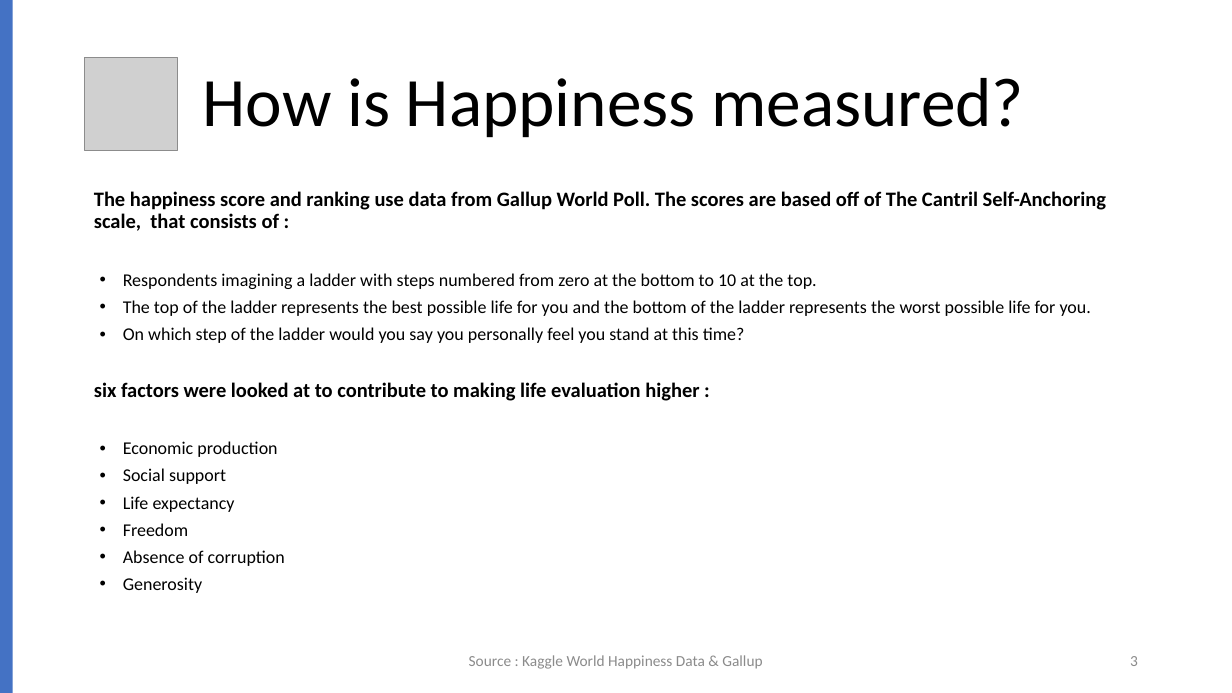
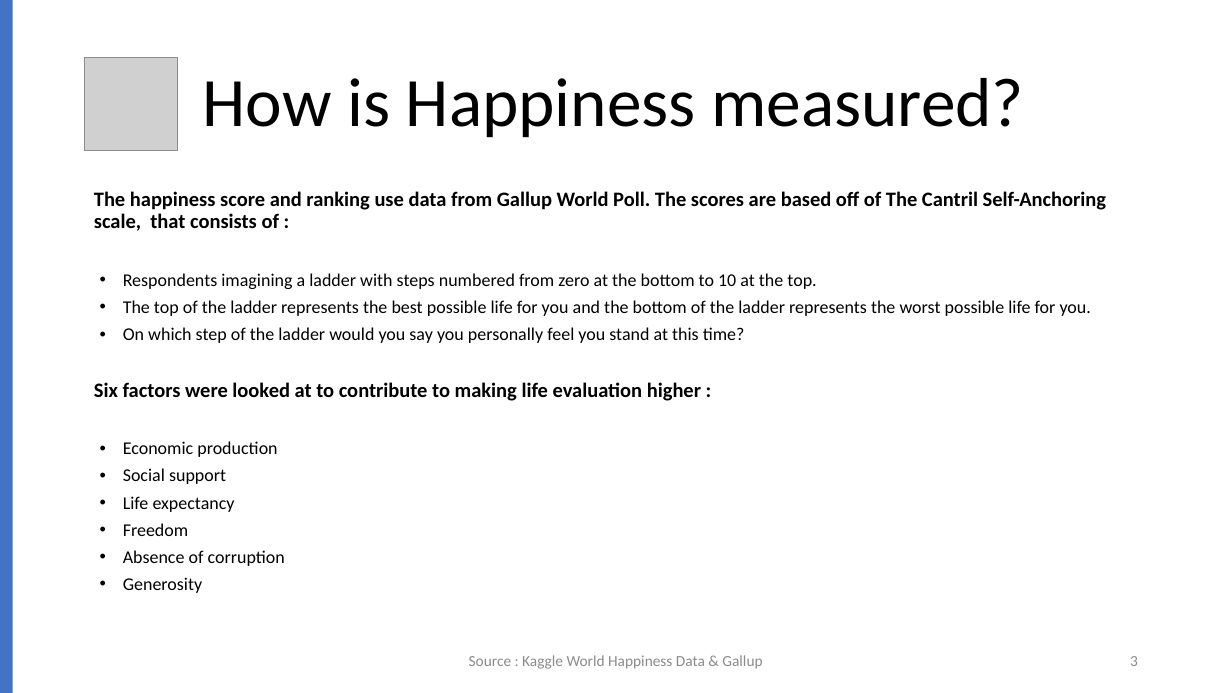
Before and after one commit to jcook25/project-one, a slide deck: slide 3 of World Happiness Report .pptx. Drawn at 1232x693 pixels with LibreOffice and Linux fonts; fonts in the diff are those of the drawing; grey boxes stand for pictures. Boxes give left, top, right and bottom in pixels: in the first picture for what was removed or moved away, otherwise in the second. Text is boxed around its words. In the diff, an @@ line names an element or a change of style, - is before the commit and + after.

Commit message:
new ppt

```diff
--- a/World Happiness Report .pptx
+++ b/World Happiness Report .pptx
@@ text at box(94, 382, 701, 401): text changed @@
-six factors were looked at to contribute to making life evaluation higher :
+Six factors were looked at to contribute to making life evaluation higher :
```
Also in this commit, not shown: 1 slide added.
